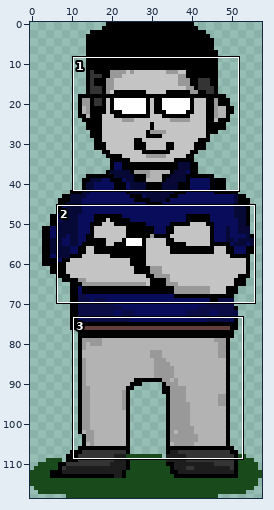
File history of a sprite sheet, project/assets/store.png. Above: a wide view before the commit, with the close-up outlined.
Close-up. First the earlier version:
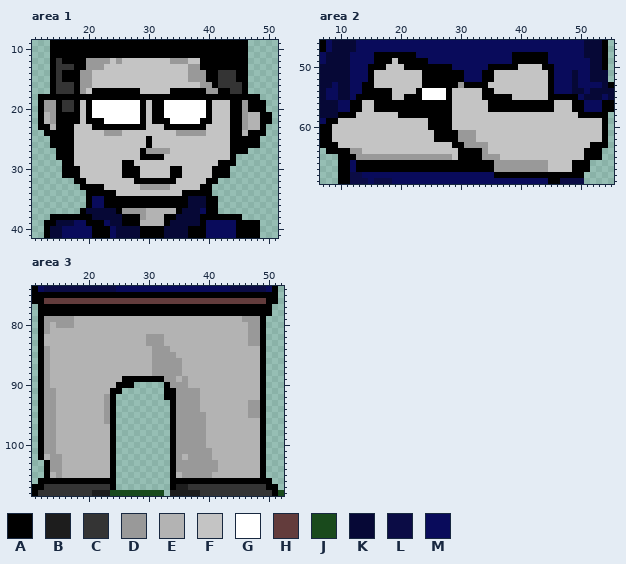
The file is 58x119 pixels. Colours within 5 levels of each other are drawn and written as one. Shown: area 1: x 11..51, y 9..41; area 2: x 7..55, y 46..69; area 3: x 11..52, y 74..108.
Palette (. is transparent): A #000000  B #1d1d1d  C #343434  D #999999  E #b3b3b3  F #c4c4c4  G #ffffff  H #633c3c  J #194a1c  K #060836  L #0b0c45  M #090b5b
And afterwards:
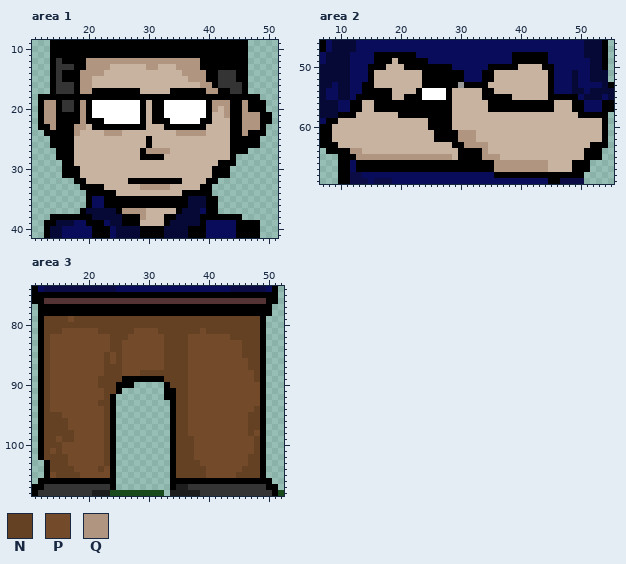
Colours new in this view: N #654124  P #734b2b  Q #b09681
From old to new:
colour F: #c4c4c4 -> #c8b2a0
colour H: #633c3c -> #533333
Changed rows in their new state; - is a pixel that keeps its letter.
Area 1:
first column x 13:
12 -------QQQQQQQQQQQQQQQQQQQ----------
13 -------QQQQ------QQ---QQQQ----------
14 ------QQQQ-------------QQQQ---------
15 ------QQ----------------QQQ---------
16 ------QQ------------------QQ--------
17 ------QQ-------------------QQ-------
19 QQ----Q---------------------QQQ--Q--
20 QQ----Q---------------------Q-Q--Q--
21 QQ----Q-----------------------Q--QQQ
22 QQ----Q--------------------------QQQ
23 -Q---QQ--------------------------QQQ
24 -----Q----QQQ---------QQQQQ------Q--
27 -----------------QQQQ---------------
29 -------------FF---------------------
30 -------------FFF-----FF-------------
31 -------------FFF-----FF-------------
32 --------------A-------A-------------
33 ----------------QQQQQ---------------
first column x 26:
37 QQQQFFFFF
38 ---QFFF--
39 ---FFFF--
Area 2:
first column x 12:
61 ------------------QQQ------------
62 ------------------QQQ------------
63 -------------------QQQQ----------
64 QQ--------------------Q----------
65 -QQQQQQQQQQQQQQQQ-----QQQ--------
66 ------------------------QQQQQQQQQ
67 ------------------------QQQQQQQQQ
Area 3:
first column x 13:
 79 NNNNPNNNNNNNNNNNNNNNNNNNNNNNNNNNNNNN
 80 NNNNNNNNNNNNNNNNNNNNNNNNNNNNNNNNNNNN
 81 NNNPPPPPPNNNNNNPPPPNNNNNNNPNNNNNNNNN
 82 NPPPPPPPPPPNNNPPPPPPNNNNPPPPPPPNNNNN
 83 NPPPPPPPPPPNNPPPPPPPNNNNPPPPPPPPPNNN
 84 NPPPPPPPPPPNNPPPPPPPNNNNPPPPPPPPPNNN
 85 NPPPPPPPPPNPNPPPPPPPNNNNPPPPPPPPPNNN
 86 NPPPPPPPPPNPNPPPPPPPNNNNPPPPPPPPPPNN
 87 NPPPPPPPPPNNNPPPPPPPNNNNPPPPPPPPPPNN
 88 NPPPPPPPPPNNNPPPNNNNNNNNPPPPPPPPPPPN
 89 NPPPPPPPPNNNN-------NNNNPPPPPPPPPPPN
 90 NPPPPPPPPNNN---------NNNPPPPPPPPPPPP
 91 NPPPPPPPPPNN----------NNPPPPPPPPPPPP
 92 NPPPPPPPPPN-----------NNPPPPPPPPPPPP
 93 NPPPPPPPPNN-----------NNPPPPPPPPPPPP
 94 NPPPPPPPPPN-----------NNPPPPPPPPPPPN
 95 NNNPPPPPPPN-----------NNPPPPPPPPPPNN
 96 NNNNPPPPPPN-----------NNPPPPPPPPPPNN
 97 NNNNPPPPPPN-----------NNPPPPPPPPPPNN
 98 NNNNNPPPPPN-----------NNPPPPPPPPPPNP
 99 NNPNNPPPPPN-----------NNNPPPPPPPPPPN
100 NNNPPPPPPPN-----------NNNPPPPPPPPPPN
101 NPNPPPPPPPN-----------NNNPPPPPPPPPPN
102 NNNNPPPPPPN-----------NNNPPPPPPPPPNN
103 -NNNPPPPPPN-----------NNNNPPPPPPPPNN
104 -NNNNPPPPNP-----------NNNNNPPPPPPNNN
105 -PNNNNPPPPP-----------NNNNNPPPPPNNNN
Boxes around the changes in both close-ups, in picture pixels (x1, y1, x2, y2):
changed: (44, 58, 260, 226)
changed: (332, 58, 602, 172)
changed: (44, 298, 266, 478)
